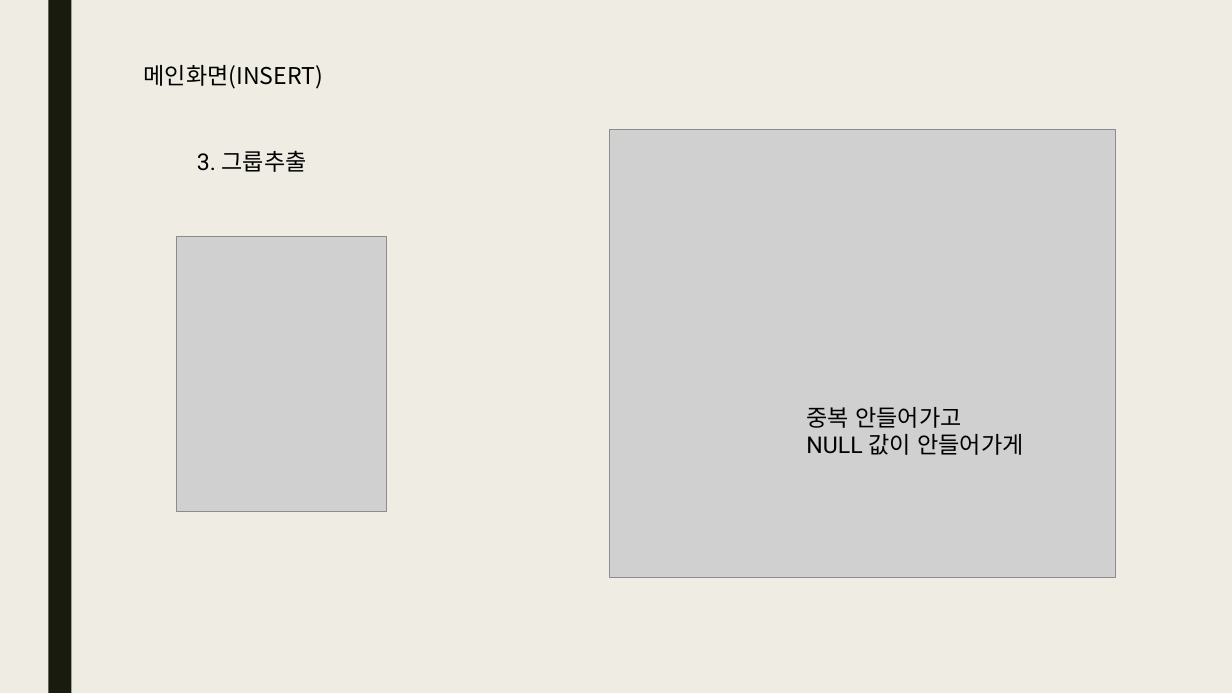
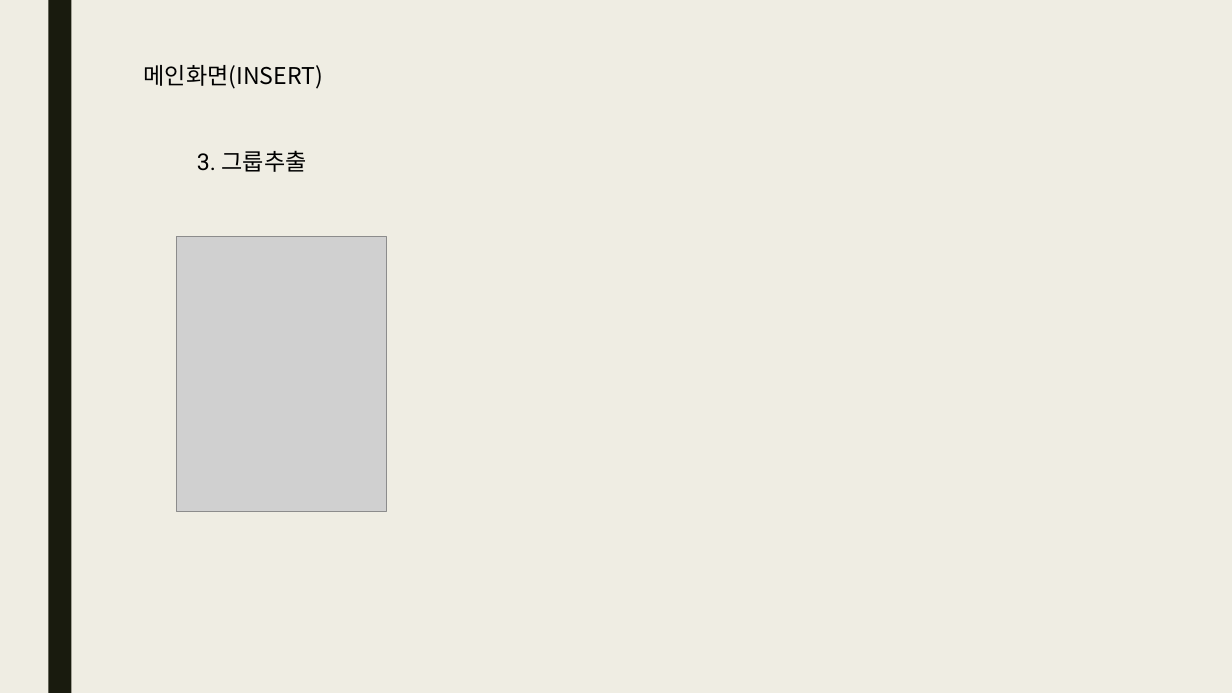
Before and after one commit to qhftkf1/02.S01_GroupMaker, a slide deck: slide 11 of S01_그룹 지정하기.pptx (slide 10 before the commit). Drawn at 1232x693 pixels with LibreOffice and Linux fonts; fonts in the diff are those of the drawing; grey boxes stand for pictures. Boxes give left, top, right and bottom in pixels: in the first picture for what was removed or moved away, otherwise in the second. Text is boxed around its words. In the diff, an @@ line names an element or a change of style, - is before the commit and + after.

```diff
--- a/S01_그룹 지정하기.pptx
+++ b/S01_그룹 지정하기.pptx
@@ picture removed at (x1=609, y1=129, x2=1116, y2=577) @@
@@ text removed at (x1=806, y1=407, x2=1023, y2=455) @@
-중복 안들어가고
-NULL 값이 안들어가게
```
Also in this commit, not shown: 3 other slides changed, 7 slides added, 1 slide removed, 12 other files.
